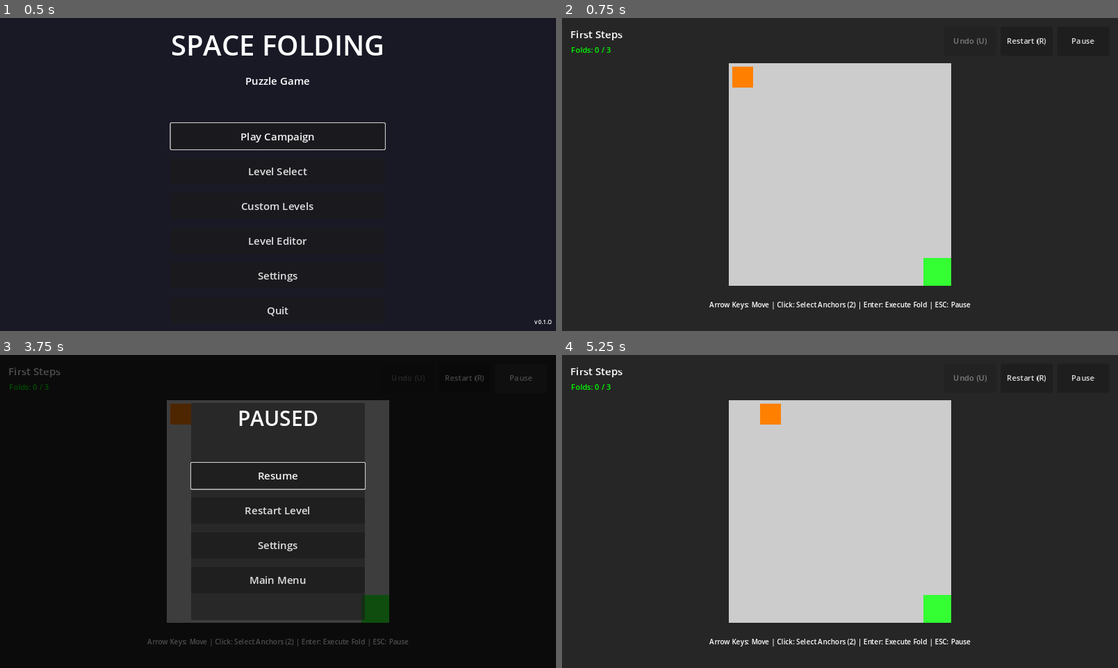
Above: before the commit, frames 1-4 (two rows, left to right).
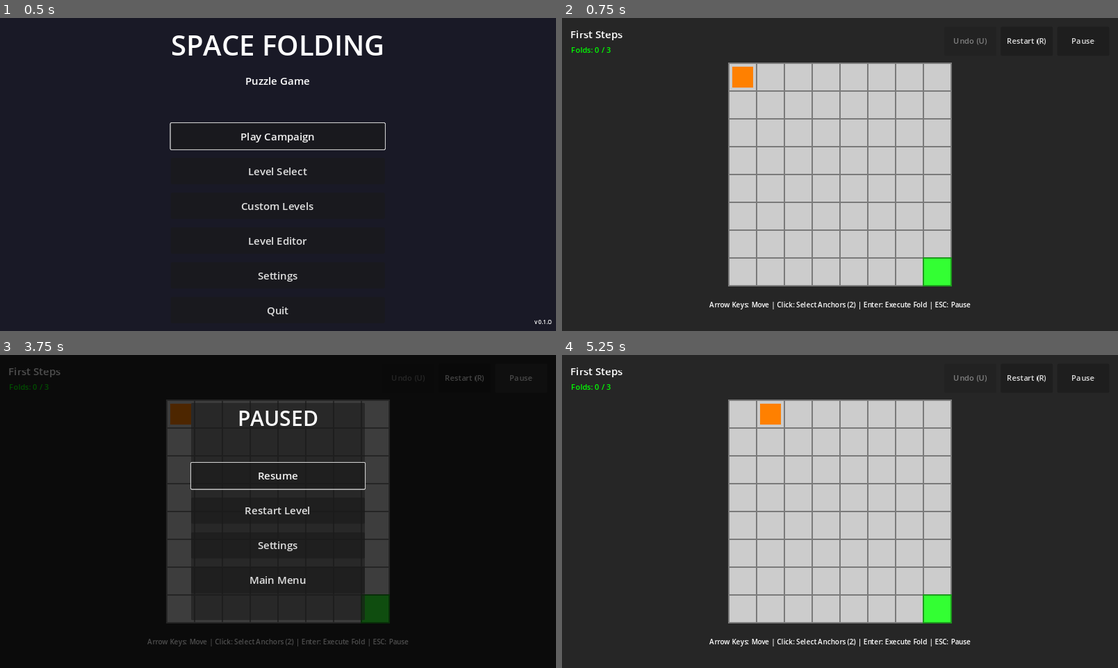
Above: after the commit, the same moments.

Repository: absent-mynd/puzzle
Game: Godot game, scene res://scenes/ui/MainMenu.tscn
Same seed, same stepped clock (60 frames per second), same inputs: the game is played once before the commit and once after it.
Inputs (mouse positions are in pixels of both pictures, inside the frame that each line leads up to):
- Up to frame 1 (0.5 s): no input
- Up to frame 2 (0.75 s): click "Play Campaign" at 0.5 s
- Up to frame 3 (3.75 s): click "Restart (R)" at 1.25 s; click "Restart (R)" at 2 s; click "Restart (R)" at 2.75 s; click "Pause" at 3.5 s
- Up to frame 4 (5.25 s): click "Restart Level" at 4.25 s; tap Enter (ui_accept) at 5 s; move the mouse to (962, 495) at 5.02 s; hold Right (ui_right) from 5.03 s (still down); hold Shift from 5.03 s (still down); click (962, 495) at 5.17 s

Frame 1 is identical in both runs. In frame 2, 3.1% of the frame differs, in the area x 29-71%, y 14-86%; in frame 3, 0.4%; in frame 4, 3.1%.

Commit message:
Add cell outline borders for improved visual clarity
- Add Line2D border to each cell that follows the cell's perimeter
- Border uses a darkened version of the cell's background color (60% brightness)
- Outline automatically updates when cells are split into polygons
- Helps players clearly see cell boundaries and how cells split during folds

Implementation:
- Added border_line: Line2D property to Cell class
- Created border in _init() with 2px width and closed loop
- Added darken_color() helper function to compute border color
- Updated update_visual() to sync border with geometry changes
- Border automatically follows polygon geometry when cells are split

Diff:
--- a/scripts/core/Cell.gd
+++ b/scripts/core/Cell.gd
@@ -17,6 +17,7 @@
 var is_partial: bool = false       # True if cell has been split
 var seams: Array[Dictionary] = []  # Track seam information
 var polygon_visual: Polygon2D      # Visual representation
+var border_line: Line2D            # Cell border/outline
 
 ## Visual feedback properties (for anchor selection system - Issue #6)
 var outline_color: Color = Color.TRANSPARENT
@@ -44,6 +45,13 @@
 	# Set up visual representation
 	polygon_visual = Polygon2D.new()
 	add_child(polygon_visual)
+
+	# Set up border/outline
+	border_line = Line2D.new()
+	border_line.width = 2.0
+	border_line.closed = true  # Makes it a closed loop
+	add_child(border_line)
+
 	update_visual()
 
 
@@ -80,11 +88,18 @@
 ## Update the visual representation of the cell
 ##
 ## Refreshes the Polygon2D node with current geometry and applies
-## the appropriate color based on cell_type.
+## the appropriate color based on cell_type. Also updates the border
+## outline to follow the cell's perimeter.
 func update_visual():
 	if polygon_visual:
 		polygon_visual.polygon = geometry
-		polygon_visual.color = get_cell_color()
+		var cell_color = get_cell_color()
+		polygon_visual.color = cell_color
+
+		# Update border outline
+		if border_line:
+			border_line.points = geometry
+			border_line.default_color = darken_color(cell_color, 0.6)
 
 
 ## Get the color for the current cell type
@@ -97,6 +112,15 @@
 		2: return Color(0.2, 0.4, 1.0)  # Water - blue
 		3: return Color(0.2, 1.0, 0.2)  # Goal - green
 		_: return Color(1.0, 1.0, 1.0)  # Default - white
+
+
+## Darken a color by a given factor
+##
+## @param color: The color to darken
+## @param factor: How much to darken (0.0 = black, 1.0 = unchanged)
+## @return: Darkened color
+func darken_color(color: Color, factor: float = 0.7) -> Color:
+	return Color(color.r * factor, color.g * factor, color.b * factor, color.a)
 
 
 ## Check if a point is inside the cell geometry
